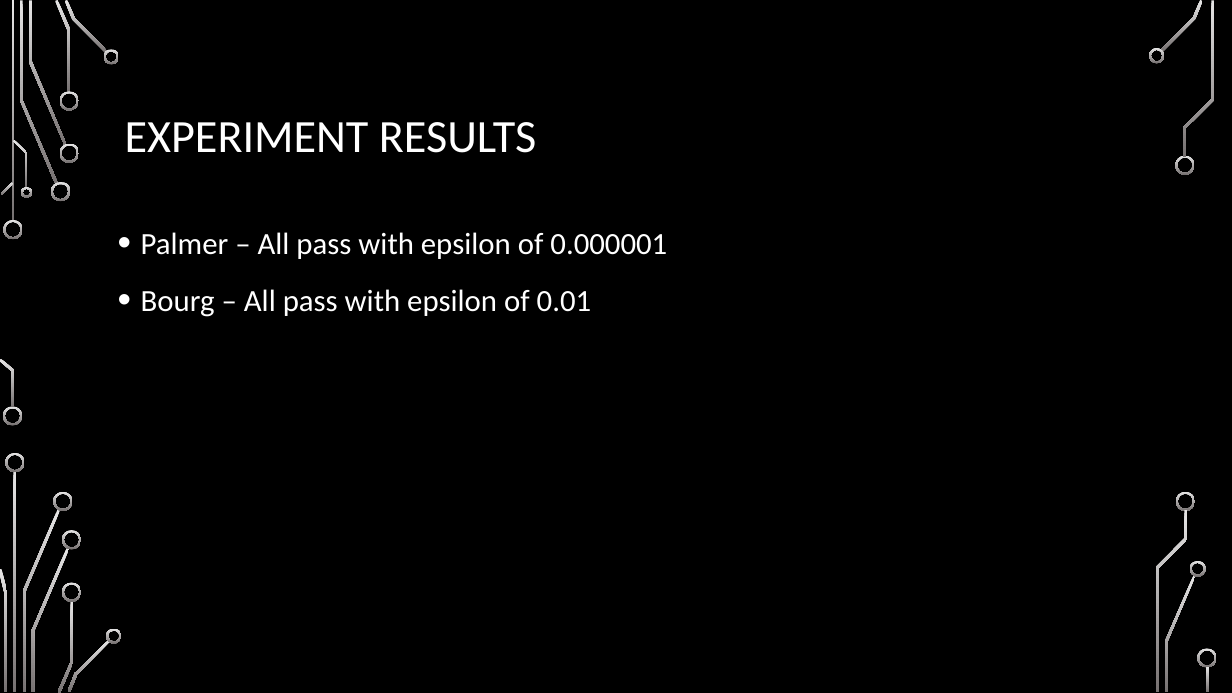
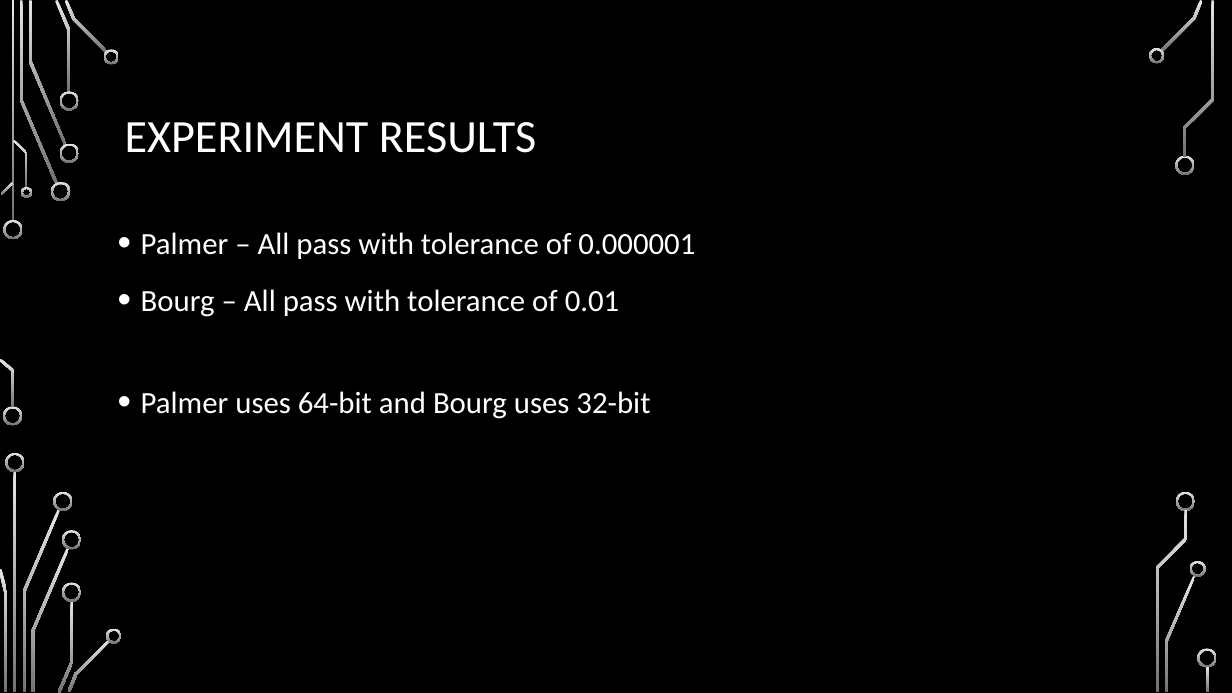
Before and after one commit to chaddw/ECS-Rust-FlightDynamics, a slide deck: slide 22 of Defense.pptx (slide 19 before the commit). Drawn at 1232x693 pixels with LibreOffice and Linux fonts; fonts in the diff are those of the drawing; background and template pictures are left out. Boxes give left, top, right and bottom in pixels: in the first picture for what was removed or moved away, otherwise in the second. Text is boxed around its words. In the diff, an @@ line names an element or a change of style, - is before the commit and + after.

```diff
--- a/Defense.pptx
+++ b/Defense.pptx
@@ text at <box>141,232,695,419</box>: text changed @@
-• Palmer – All pass with epsilon of 0.000001
-• Bourg – All pass with epsilon of 0.01
+• Palmer – All pass with tolerance of 0.000001
+• Bourg – All pass with tolerance of 0.01
+• Palmer uses 64-bit and Bourg uses 32-bit
```
Also in this commit, not shown: 12 other slides changed, 5 slides added, 2 slides removed.
